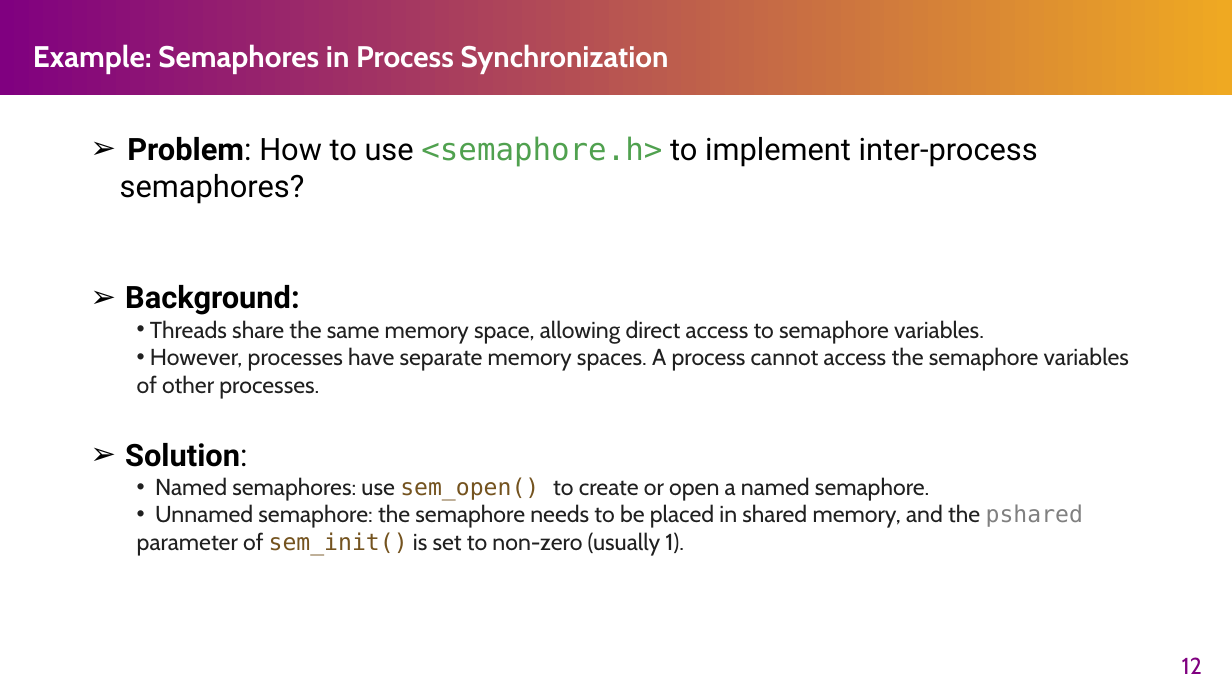
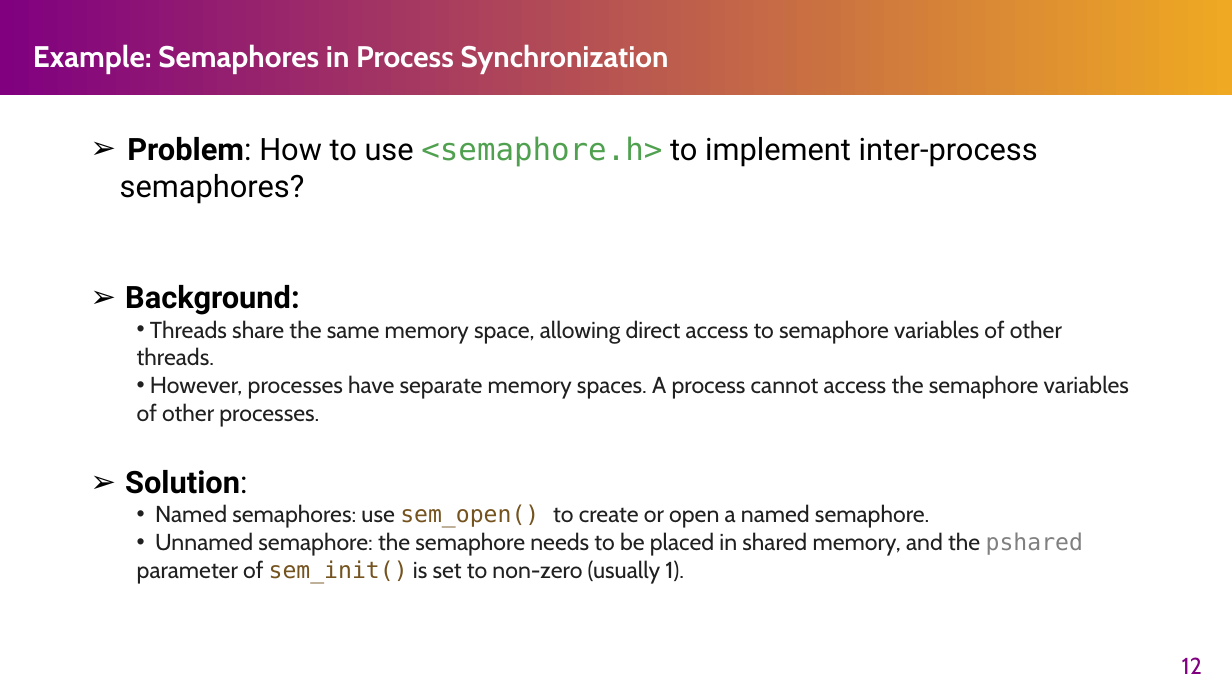
Before and after one commit to henryhxu/CSCI3150, a slide deck: slide 12 of tutorial/T06/tut06.pptx. Drawn at 1232x693 pixels with LibreOffice and Linux fonts; fonts in the diff are those of the drawing. Boxes give left, top, right and bottom in pixels: in the first picture for what was removed or moved away, otherwise in the second. Text is boxed around its words. In the diff, an @@ line names an element or a change of style, - is before the commit and + after.

```diff
--- a/tutorial/T06/tut06.pptx
+++ b/tutorial/T06/tut06.pptx
@@ text at bbox=[137, 320, 1062, 366]: text changed @@
-  • Threads share the same memory space, allowing direct access to semaphore variables.
+  • Threads share the same memory space, allowing direct access to semaphore variables of other threads.
```
Also in this commit, not shown: 12 other slides changed, 2 slides added, 2 other files.
